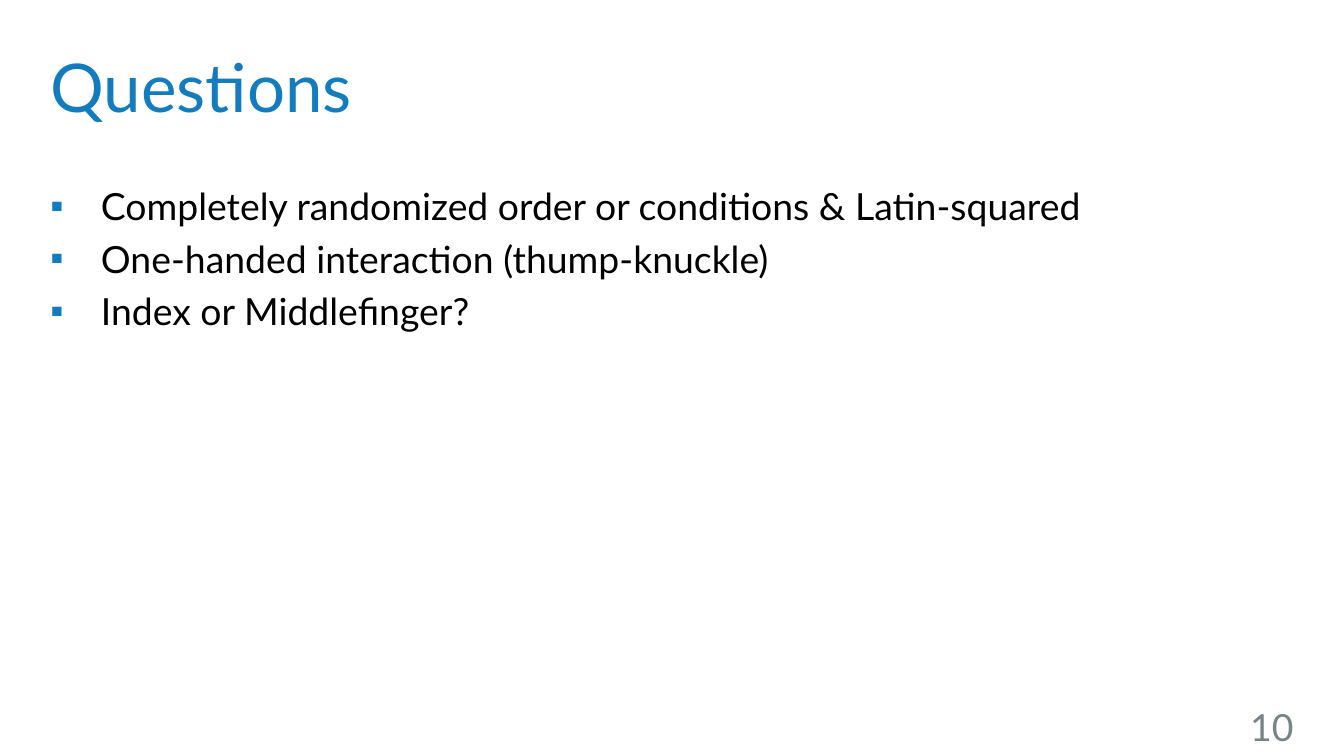
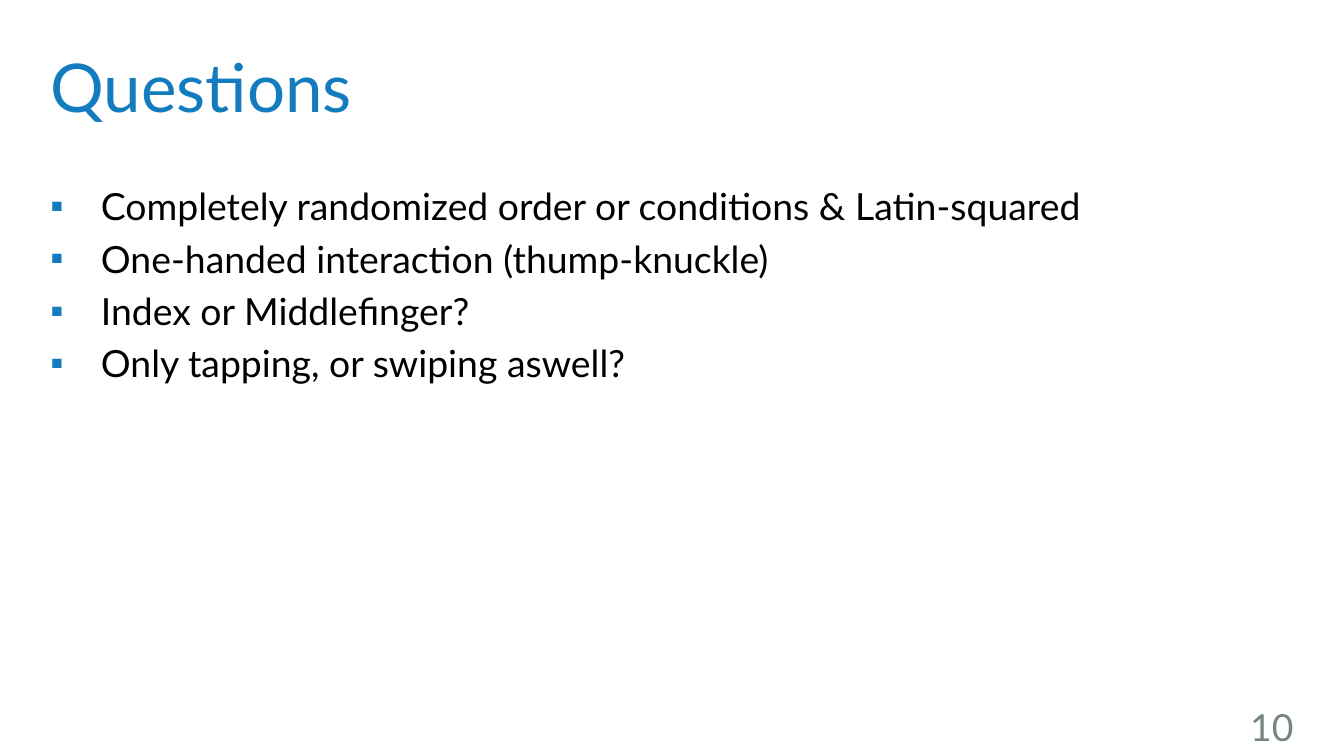
Before and after one commit to robsch94/FaPraKnuckleInput, a slide deck: slide 10 of FirstPresentation_Jan.pptx. Drawn at 1344x756 pixels with LibreOffice and Linux fonts; fonts in the diff are those of the drawing; background and template pictures are left out. Boxes give left, top, right and bottom in pixels: in the first picture for what was removed or moved away, otherwise in the second. Text is boxed around its words. In the diff, an @@ line names an element or a change of style, - is before the commit and + after.

```diff
--- a/FirstPresentation_Jan.pptx
+++ b/FirstPresentation_Jan.pptx
@@ text at (x1=101, y1=349, x2=625, y2=384): paragraph added @@
+▪ Only tapping, or swiping aswell?
```
Also in this commit, not shown: 1 other slide changed, 1 other file.
